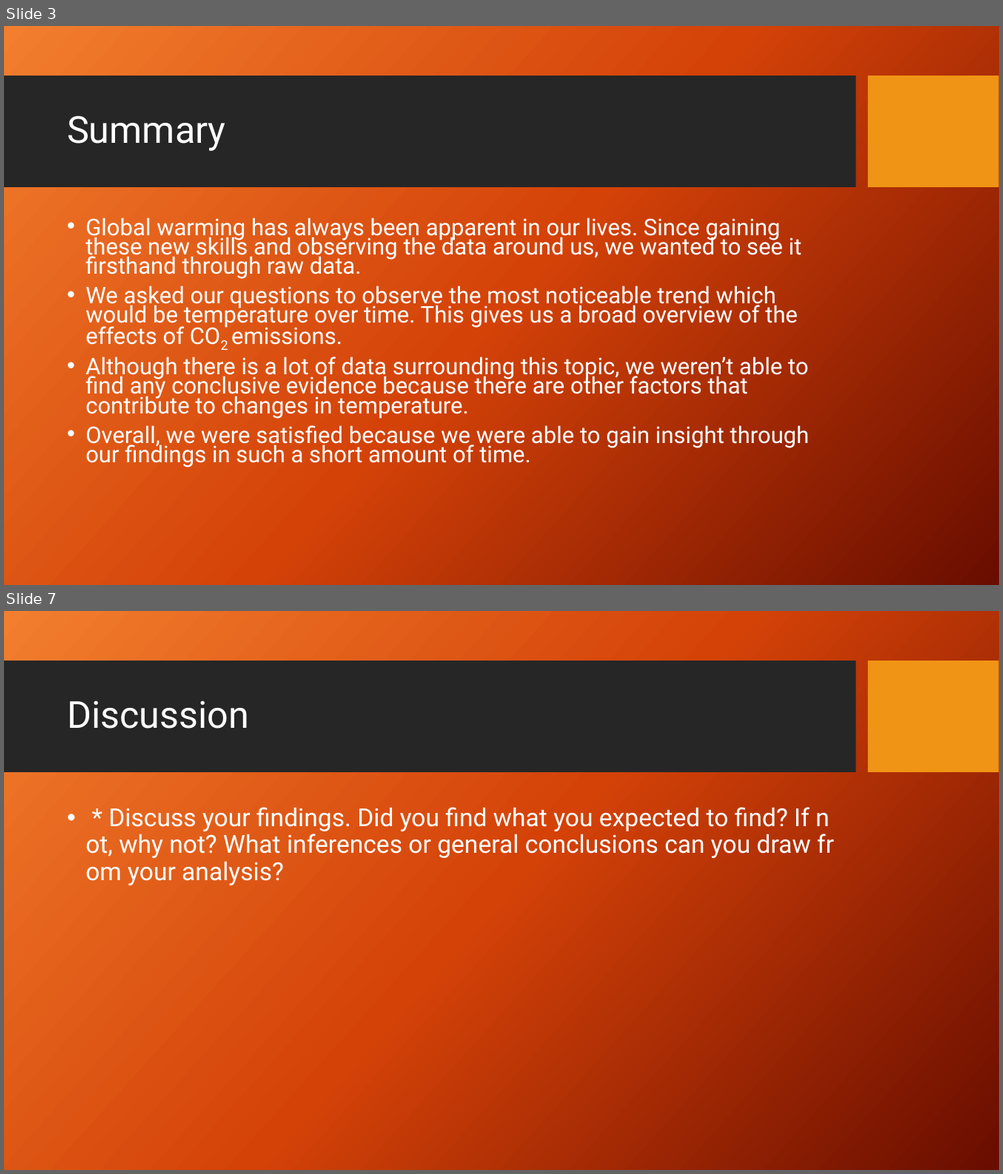
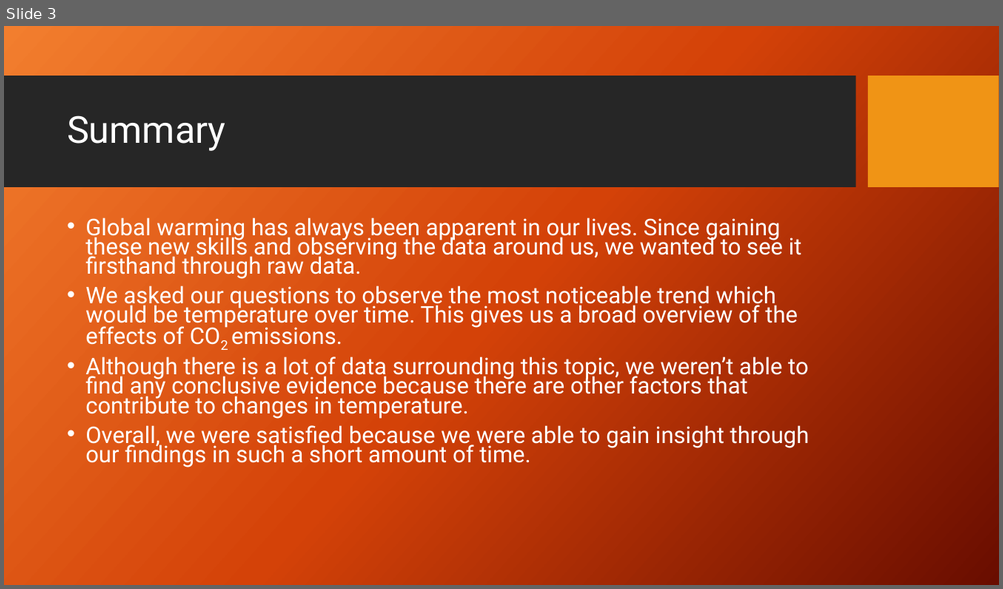
Before and after one commit to KennytheSun/Global_Warming_Repo, a slide deck: CO2emissionsVsTempPP.pptx. Shown one above the other, each under a label of ours: slides 3 and 7 before the commit, slide 3 after it; the slides between them are not shown. The pictures are 1003x1174 and 1003x589 pixels, drawn with LibreOffice and Linux fonts; fonts in the diff are those of the drawing; background and template pictures are left out. Boxes give left, top, right and bottom in pixels: in the first picture for what was removed or moved away, otherwise in the second. Text is boxed around its words. In the diff, an @@ line names an element or a change of style, - is before the commit and + after.

```diff
--- a/CO2emissionsVsTempPP.pptx
+++ b/CO2emissionsVsTempPP.pptx
@@ slide 7 removed at [4, 611, 999, 1170], background picture (left out); not listed: 2 template elements that a slide beside it also shows @@
@@ title removed at [67, 701, 249, 729] @@
-Discussion
@@ text removed at [108, 807, 811, 886] @@
-• * Discuss your findings. Did you find what you expected to find? If not, why not? What inferences or general conclusions can you draw from your analysis?
```
Also in this commit, not shown: 4 slides changed, 12 slides added, 1 other slide removed.
